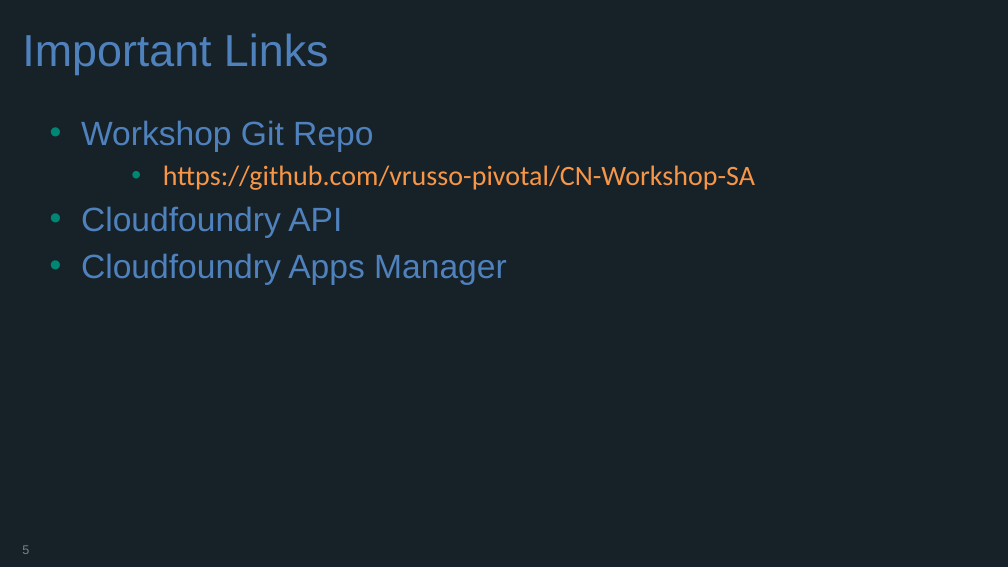
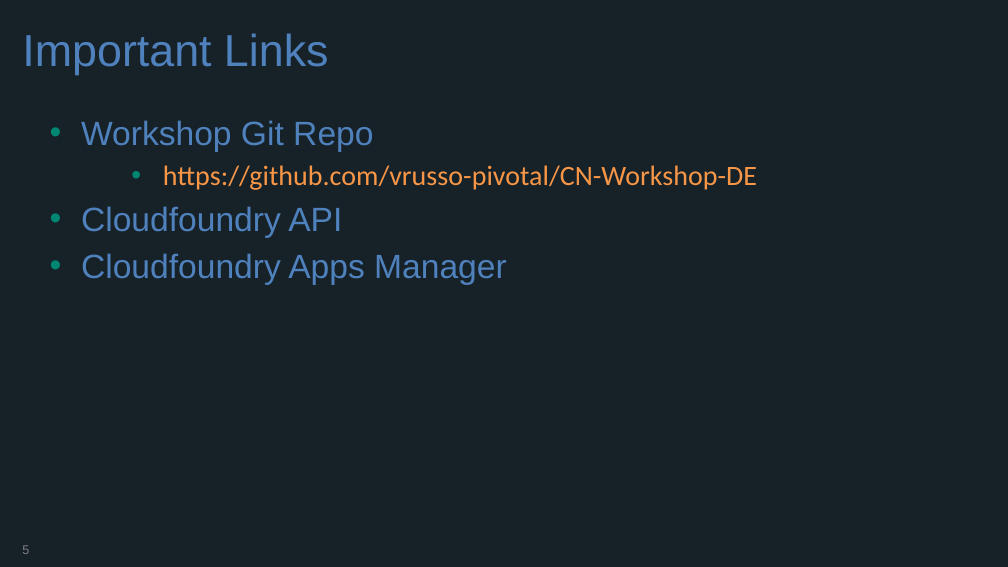
Before and after one commit to KumareshBabuNS/CN-Workshop-DE, a slide deck: slide 5 of presentations/Intro_CF_at_DE.pptx. Drawn at 1008x567 pixels with LibreOffice and Linux fonts; fonts in the diff are those of the drawing; background and template pictures are left out. Boxes give left, top, right and bottom in pixels: in the first picture for what was removed or moved away, otherwise in the second. Text is boxed around its words. In the diff, an @@ line names an element or a change of style, - is before the commit and + after.

Commit message:
updated intro

```diff
--- a/presentations/Intro_CF_at_DE.pptx
+++ b/presentations/Intro_CF_at_DE.pptx
@@ text at [163, 165, 757, 190]: text changed @@
-  • https://github.com/vrusso-pivotal/CN-Workshop-SA
+  • https://github.com/vrusso-pivotal/CN-Workshop-DE
```
